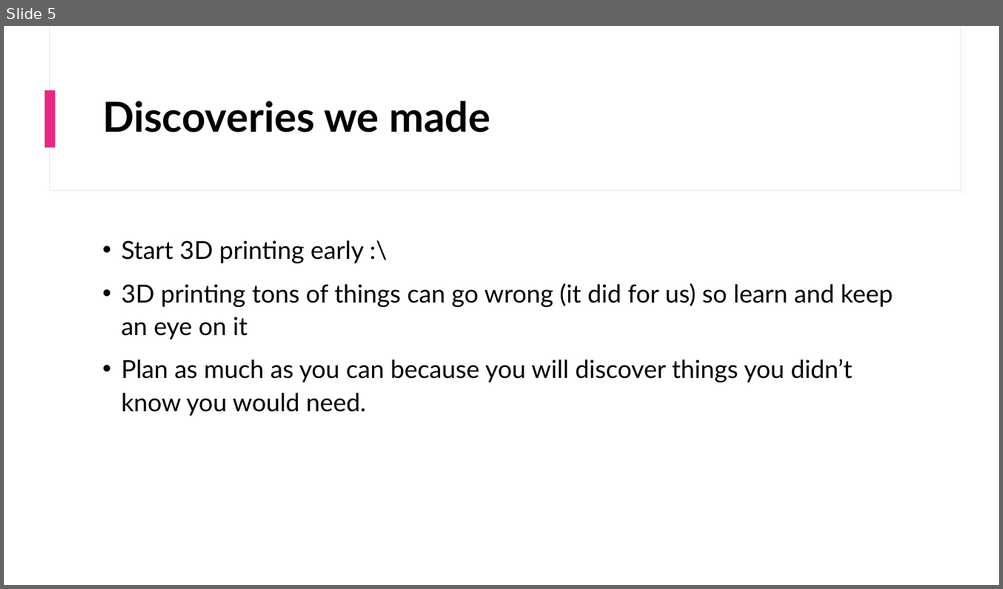
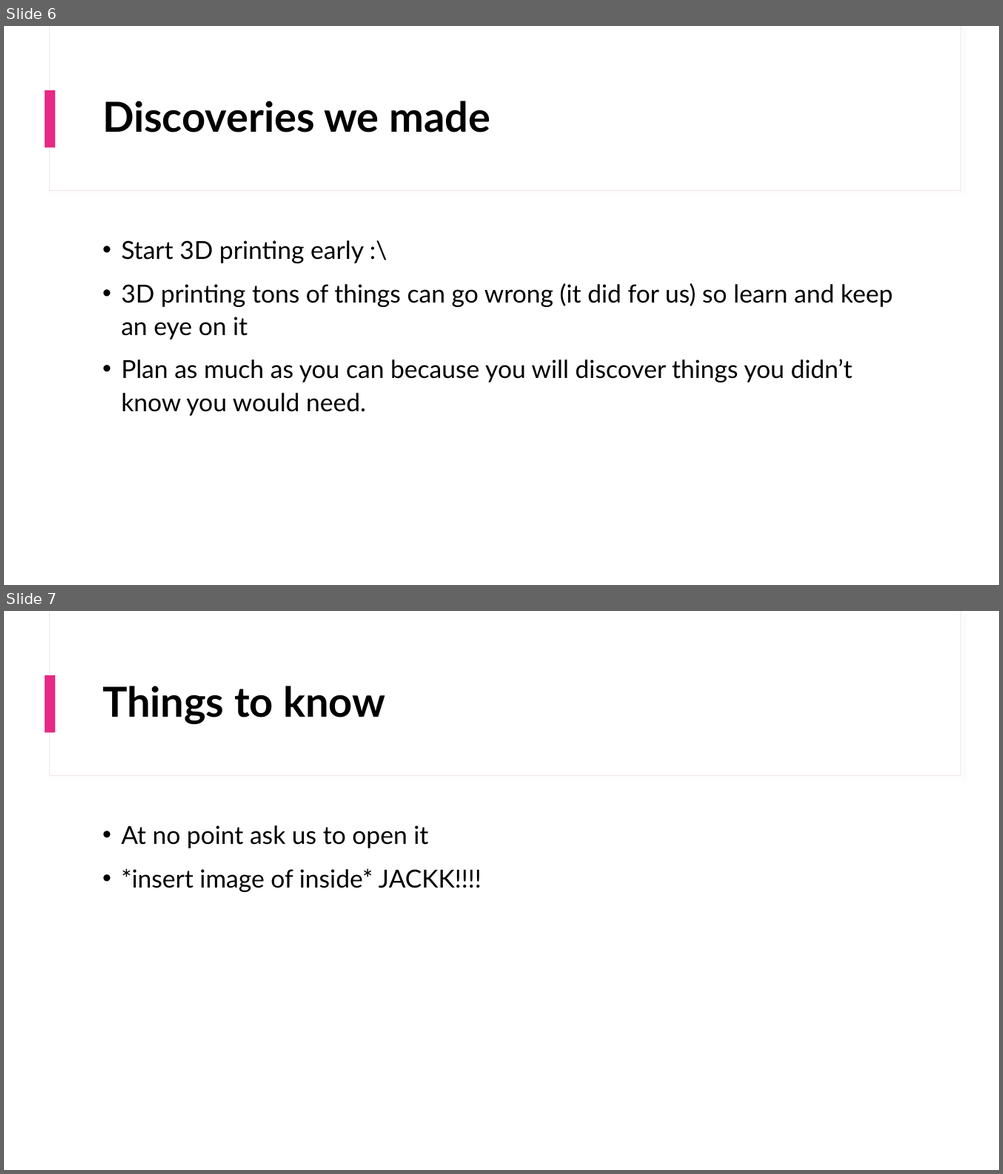
Before and after one commit to AitchesonBen/MastermindProject, a slide deck: MASTERMIND.pptx. Shown one above the other, each under a label of ours: slide 5 before the commit, slides 6 and 7 after it. The pictures are 1003x589 and 1003x1174 pixels, drawn with LibreOffice and Linux fonts; fonts in the diff are those of the drawing. Boxes give left, top, right and bottom in pixels: in the first picture for what was removed or moved away, otherwise in the second. Text is boxed around its words. In the diff, an @@ line names an element or a change of style, - is before the commit and + after.

```diff
--- a/MASTERMIND.pptx
+++ b/MASTERMIND.pptx
@@ slide 7 added at box(4, 611, 999, 1170), background #FFFFFF; not listed: 3 template elements that a slide beside it also shows @@
@@ title added at box(102, 686, 385, 724), 40 pt, text #000000, bold @@
+Things to know
@@ text added at box(121, 826, 481, 892), 24 pt, text #000000 @@
+• At no point ask us to open it
+• *insert image of inside* JACKK!!!!
@@ what was slide 5 is now slide 6 @@
```
Also in this commit, not shown: 2 slides changed, 1 other slide added, 2 other files.
